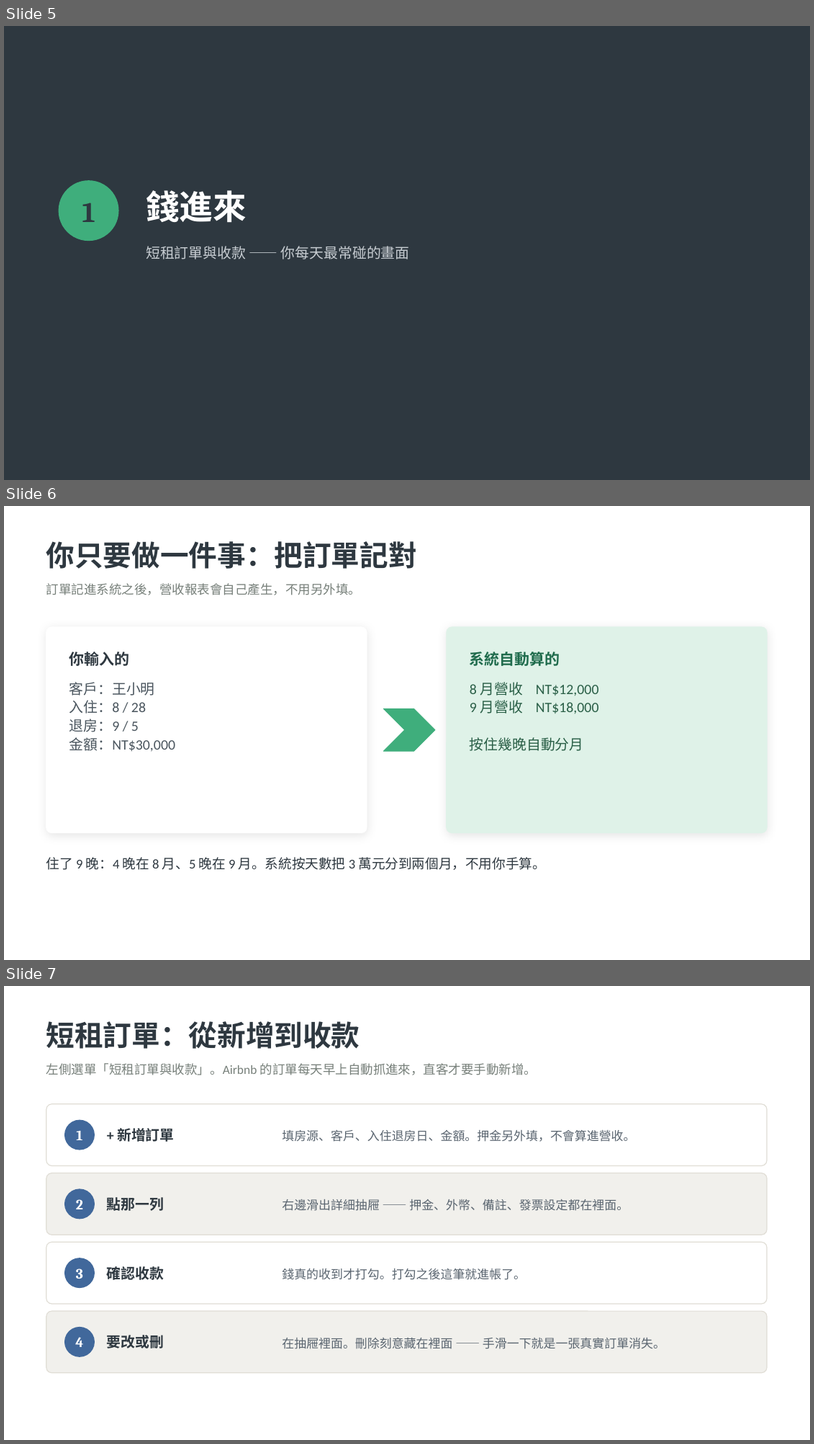
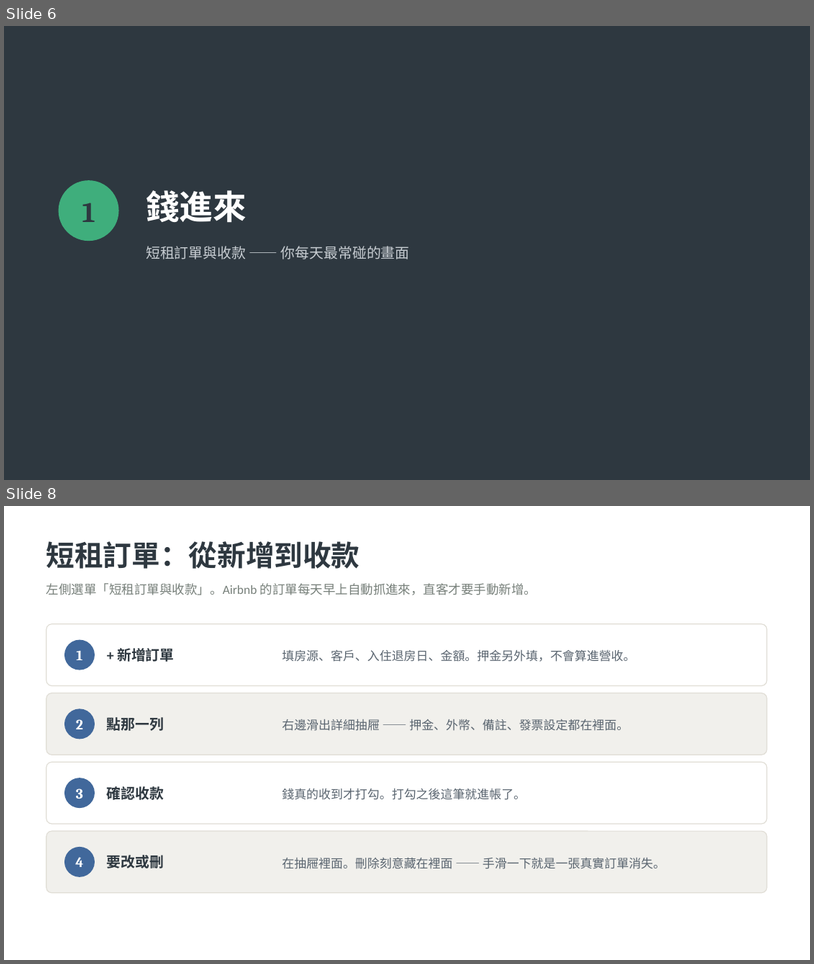
Before and after one commit to twlo79/anxing-web, a slide deck: docs/安幸上工ERP_管家操作說明.pptx. Shown one above the other, each under a label of ours: slides 5, 6 and 7 before the commit, slides 6 and 8 after it; the slides between them are not shown. The pictures are 814x1444 and 814x964 pixels, drawn with LibreOffice and Linux fonts; fonts in the diff are those of the drawing. Boxes give left, top, right and bottom in pixels: in the first picture for what was removed or moved away, otherwise in the second. Text is boxed around its words. In the diff, an @@ line names an element or a change of style, - is before the commit and + after.

```diff
--- a/docs/安幸上工ERP_管家操作說明.pptx
+++ b/docs/安幸上工ERP_管家操作說明.pptx
@@ slide 6 removed at (4, 506, 810, 960), background #FFFFFF @@
@@ text removed at (46, 541, 417, 569) @@
-你只要做一件事：把訂單記對
@@ text removed at (46, 583, 361, 595) @@
-訂單記進系統之後，營收報表會自己產生，不用另外填。
@@ rounded rectangle removed at (46, 627, 367, 833) @@
@@ rounded rectangle removed at (447, 627, 767, 833) @@
@@ text removed at (70, 651, 130, 666) @@
-你輸入的
@@ text removed at (470, 651, 561, 666) @@
-系統自動算的
@@ text removed at (70, 682, 175, 752) @@
-客戶：王小明
-入住：8 / 28
-退房：9 / 5
-金額：NT$30,000
@@ text removed at (470, 682, 599, 751) @@
-8 月營收 NT$12,000
-9 月營收 NT$18,000
-按住幾晚自動分月
@@ chevron removed at (384, 708, 435, 751) @@
@@ text removed at (46, 857, 546, 870) @@
-住了 9 晚：4 晚在 8 月、5 晚在 9 月。系統按天數把 3 萬元分到兩個月，不用你手算。
@@ what was slide 5 is now slide 6 @@
@@ what was slide 7 is now slide 8 @@
```
Also in this commit, not shown: 8 slides changed, 4 slides added, 4 other files.
